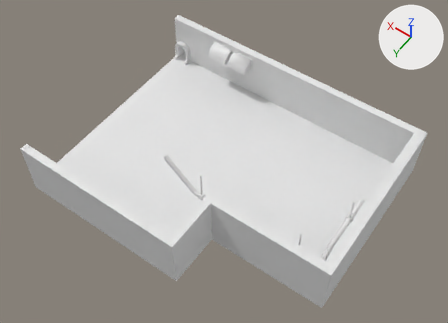
What one commit did to the FBX model Assets/ueda/Factory/factory_base.FBX.
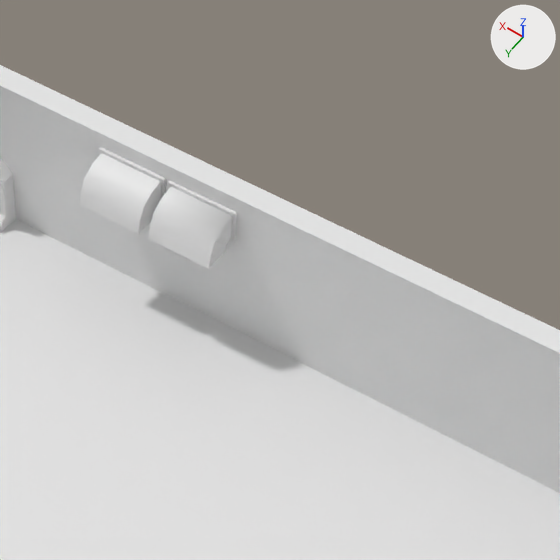
There are two pictures of each version: one whole from a 50 mm camera at (-42.5, 51.9, 73.5) aimed at (-10.9, 7.7, 4.1), one close up on the part from 42% to 76% of the width and 0% to 48% of the height. Lighting does not change. The marker at upper right points along +X, +Y and +Z. Where no turn or scale is listed for an object, it has been applied to the vertices.

In view in the first close-up: 'factory_base'.
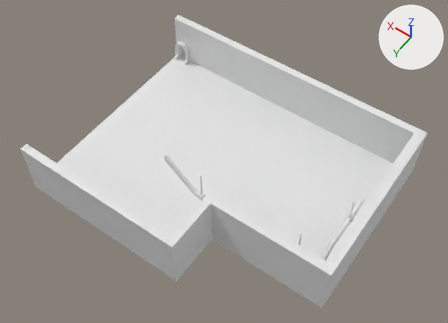
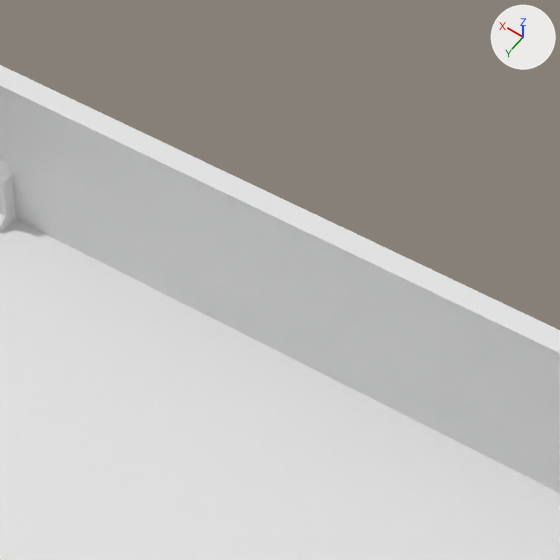
The change, as a list of edits to the scene's bpy script:
```text
Change me_mesh:
    where me_mesh.from_pydata(...)  # 714 vertices, 1081 faces; spans x -32.8..10.5, y -12.5..24.8, z 0.0..10.0
    used by ob_factory_base; location = (0.0, 0.0, 0.0)
    me_mesh part 1: the loose piece of 28 vertices spanning x -0.9..2.6, y -8.5..-6.7, z 6.0..8.0 is deleted
    me_mesh part 2: the loose piece of 28 vertices spanning x -4.6..-1.1, y -8.5..-6.7, z 6.0..8.0 is deleted
```

Changed parts and their boxes [x1, y1, x2, y2] in the close-ups (560 x 560 px):
part 1 of me_mesh, deleted: before [80, 147, 166, 234]
part 2 of me_mesh, deleted: before [148, 181, 237, 269]
